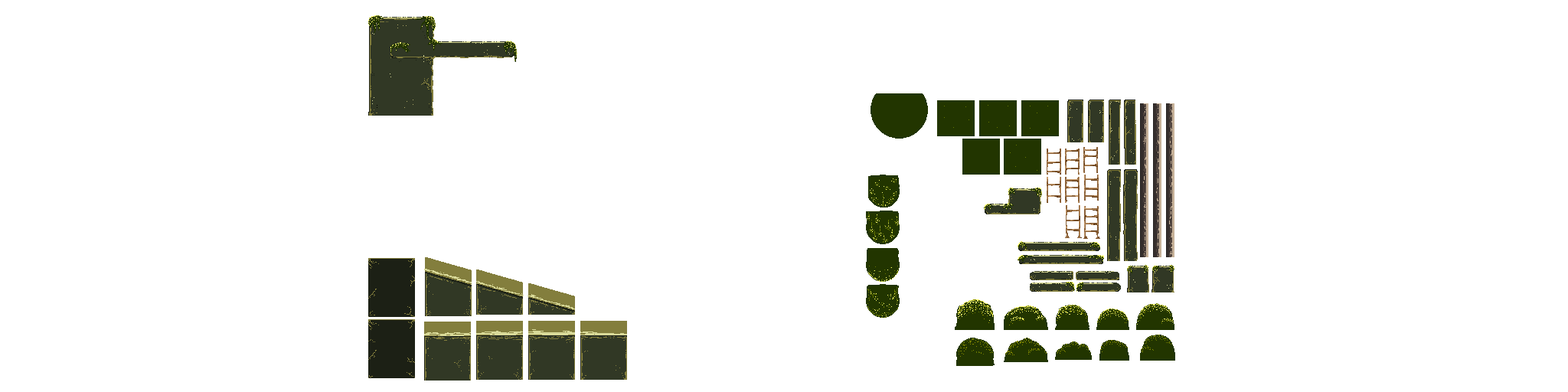
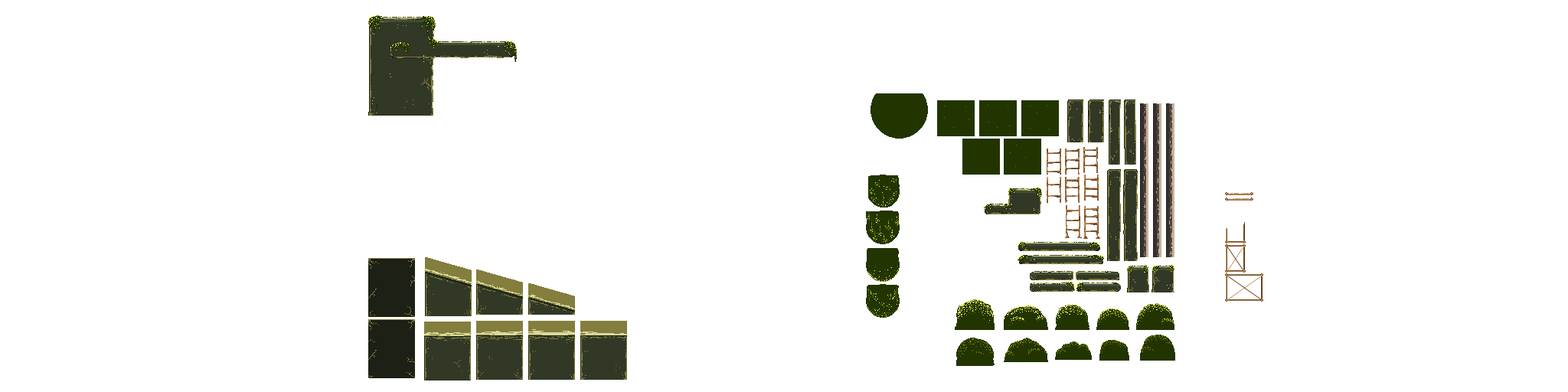
Layer changes from the first 1568 x 392 image to the second:
added group "Bamboo platform" with 5 layers above "Ladders" over box(1225, 192, 1264, 302)
added layer "F3Platform3" in group "Bamboo platform" over box(1225, 197, 1254, 201)
added layer "F3Platform1" in group "Bamboo platform" over box(1225, 192, 1254, 196)
added layer "Square3" in group "Bamboo platform" over box(1225, 273, 1264, 302)
added layer "Square2" in group "Bamboo platform" over box(1225, 222, 1246, 244)
added layer "Square1" in group "Bamboo platform" over box(1225, 244, 1246, 273)
painted on "PlatformLong2" over box(1025, 243, 1092, 246)
painted on "PlatformLong1" over box(1024, 256, 1098, 259)
painted on "PlatformRight2" over box(1029, 284, 1072, 287)
painted on "PlatformRight1" over box(1029, 272, 1073, 275)
painted on "PlatformLeft2" over box(1076, 272, 1120, 275)
painted on "PlatformLeft1" over box(1083, 284, 1121, 287)
painted on "Figure1" over box(379, 19, 506, 46)
painted on "Figure2" over box(986, 190, 1037, 208)
painted on "SPillar2" over box(1130, 267, 1145, 271)
painted on "SPillar1" over box(1154, 267, 1170, 271)
